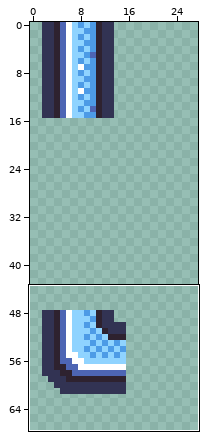
One commit to this pixel-art file: docs/assets/images/water-tubes.aseprite. The first picture is a wide view before the edit; the outline marks the close-up.
Close-up. Before the commit:
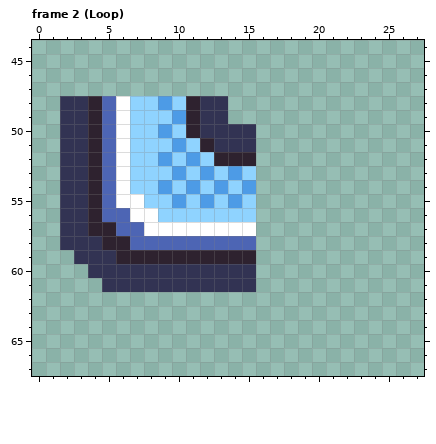
256x256 pixels, 16 frames. Shown: frame 2 (Loop): x 0..27, y 44..67. The wide view leaves out empty margins.
Once edited:
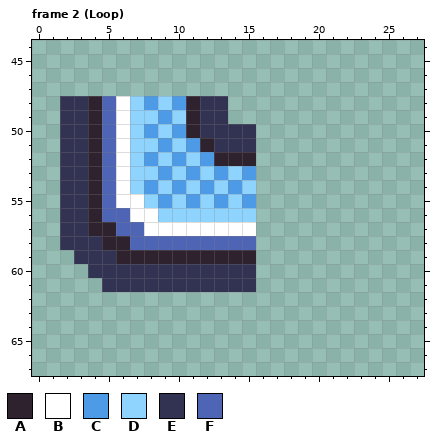
Palette (. is transparent): A #2e222f  B #ffffff  C #4d9be6  D #8fd3ff  E #323353  F #4d65b4
What changed:
--- frame 2 (Loop), layer "corner-highlights"
@@ x 6..17 @@
 47 ............
-48 BDDCDAEE....
-49 BDDDCAEE....
-50 BDDCDAEEEE..
-51 BDDDCDAEEE..
-52 BDDCDCDAAA..
-53 BDDDCDCDCD..
-54 BDDCDCDCDC..
-55 BBDDCDCDCD..
+48 BDCDCAEE....
+49 BDDCDAEE....
+50 BDCDCAEEEE..
+51 BDDCDCAEEE..
+52 BDCDCDCAAA..
+53 BDDCDCDCDC..
+54 BDCDCDCDCD..
+55 BBDCDCDCDC..
 56 FBBDDDDDDD..
